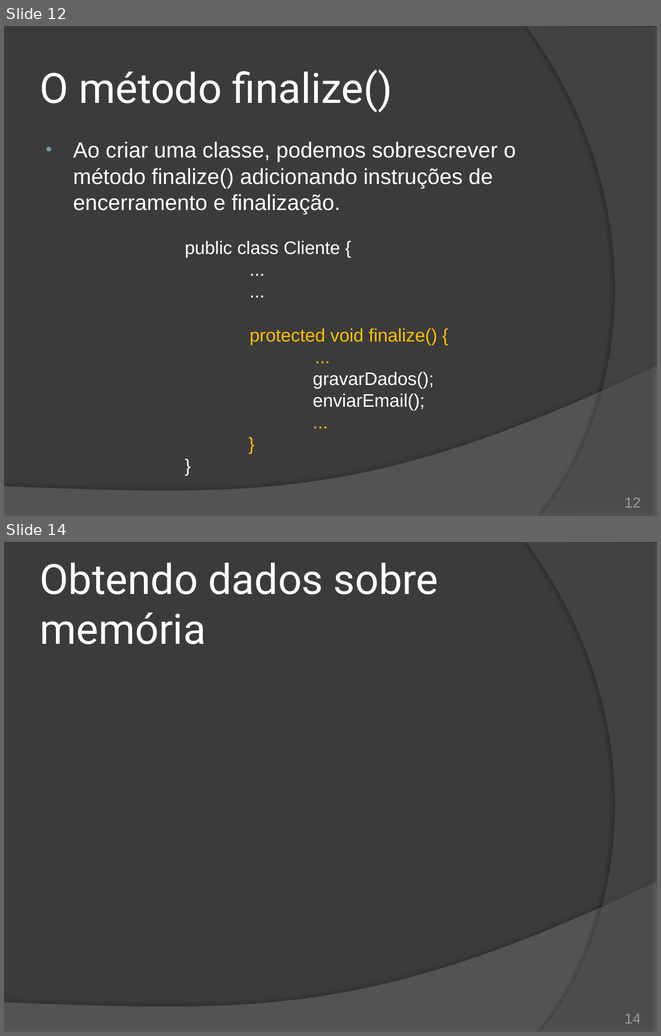
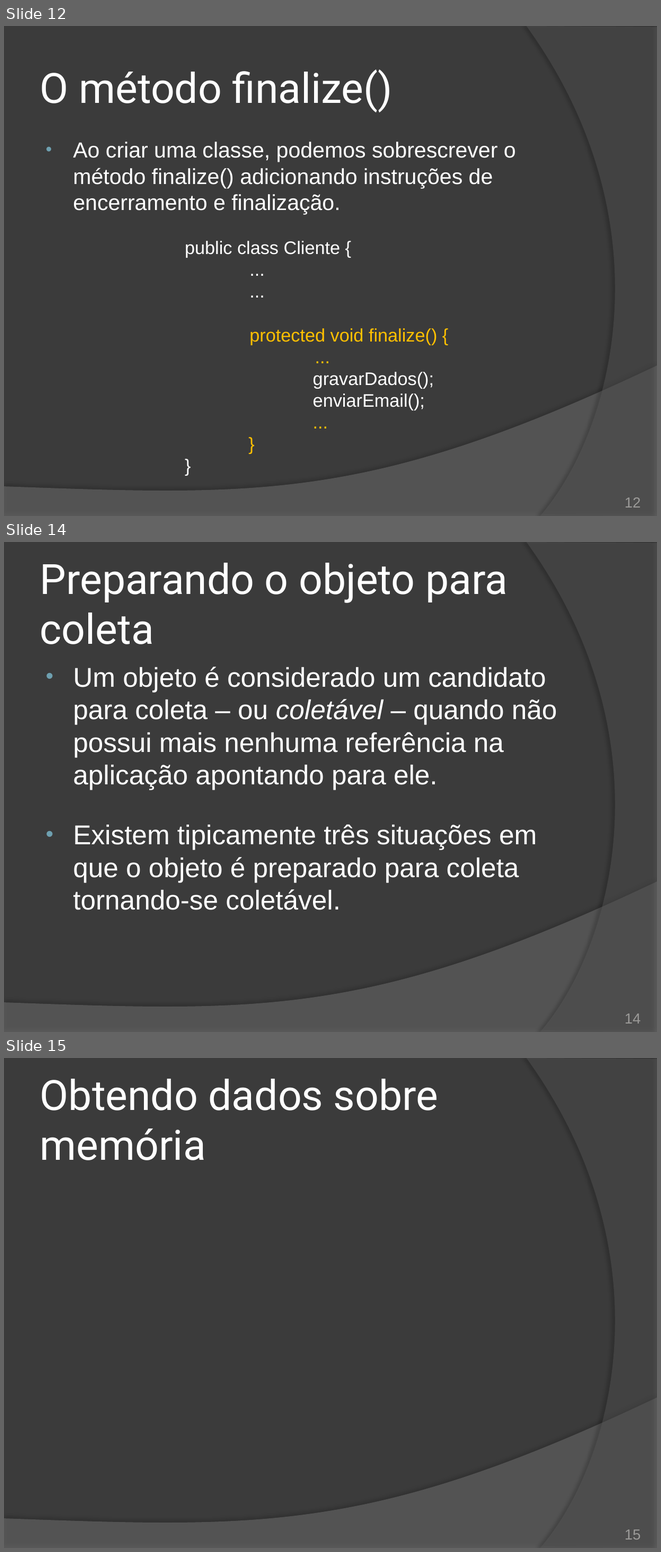
Before and after one commit to duchesqui/slzvieira-training, a slide deck: 2-Java-Programmer-Modulo-II/11.Capitulo05.pptx. Shown one above the other, each under a label of ours: slides 12 and 14 before the commit, slides 12, 14 and 15 after it; the slides between them are not shown. The pictures are 661x1036 and 661x1552 pixels, drawn with LibreOffice and Linux fonts; fonts in the diff are those of the drawing. Boxes give left, top, right and bottom in pixels: in the first picture for what was removed or moved away, otherwise in the second. Text is boxed around its words. In the diff, an @@ line names an element or a change of style, - is before the commit and + after.

```diff
--- a/2-Java-Programmer-Modulo-II/11.Capitulo05.pptx
+++ b/2-Java-Programmer-Modulo-II/11.Capitulo05.pptx
@@ slide 14 added at [4, 542, 657, 1032], background #3B3B3B; not listed: 2 template elements that a slide beside it also shows @@
@@ title added at [40, 563, 508, 644], 46 pt, text #FFFFFF @@
+Preparando o objeto para coleta
@@ text added at [73, 667, 557, 910], 30 pt, text #FFFFFF @@
+• Um objeto é considerado um candidato para coleta – ou coletável – quando não possui mais nenhuma referência na aplicação apontando para ele.
+• Existem tipicamente três situações em que o objeto é preparado para coleta tornando-se coletável.
@@ page number added at [625, 1013, 641, 1023], 16 pt, text #9D9B9A @@
+14
@@ what was slide 14 is now slide 15 @@
@@ page number at [625, 1529, 641, 1539]: text changed @@
-14
+15
```
Also in this commit, not shown: 1 slide changed.
